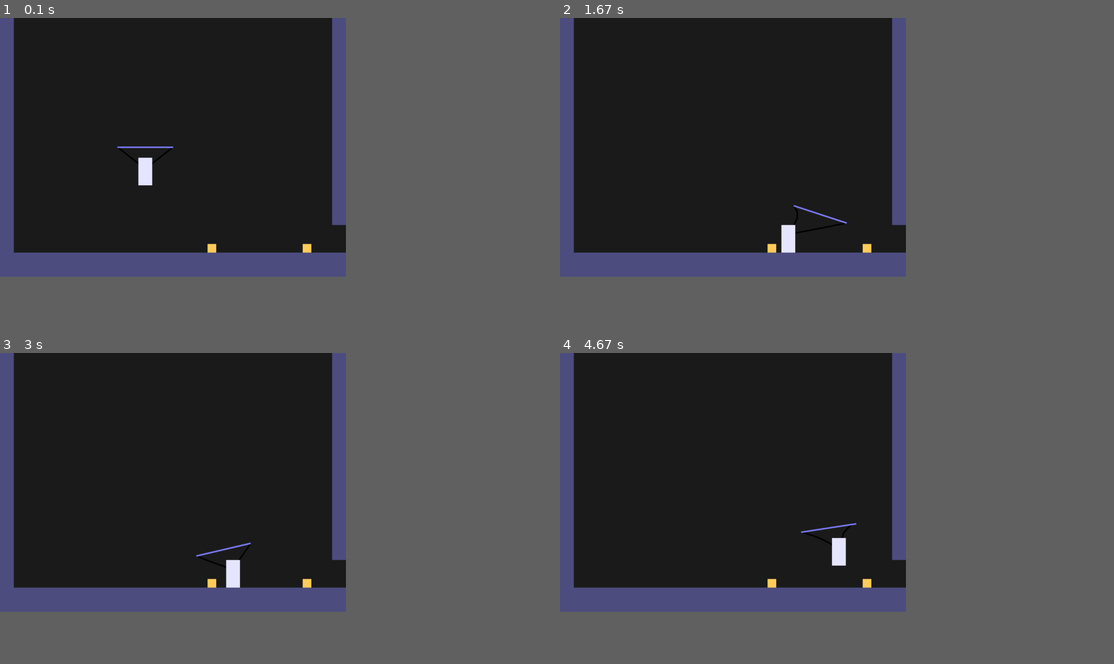
Above: before the commit, frames 1-4 (two rows, left to right).
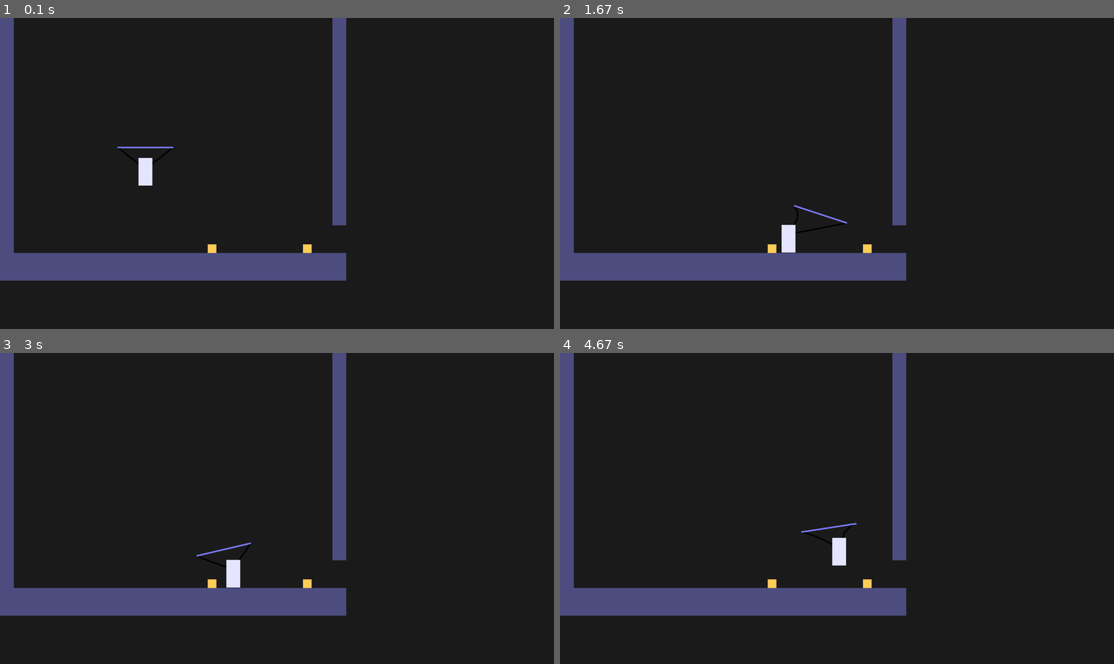
Above: after the commit, the same moments.

Repository: Aurnyxci/LOVE-Jam-2026-B
Game: LÖVE game, started from Love Jam 2026B/main.lua
Same seed, same stepped clock (60 frames per second), same inputs: the game is played once before the commit and once after it.
Inputs:
- Up to frame 1 (0.1 s): no input
- Up to frame 2 (1.67 s): hold Right 0.33-0.8 s; hold Right 0.83-1.3 s; hold A from 1.33 s (still down)
- Up to frame 3 (3 s): release A at 1.87 s; hold Left 1.9-2.3 s; hold D 2.33-2.97 s
- Up to frame 4 (4.67 s): tap Space at 3, 3.4, 3.7, 3.9, 4.2, 4.4 s; hold A 3.33-3.8 s; hold Right 3.83-4.3 s; hold D from 4.33 s (still down)
In our replay, the window is 562x421 before the commit and 900x506 after it. These sizes can differ from the game's own. Grey fills any space a smaller window leaves; there, only what the larger window draws over its background counts as a difference.

The runs differ from the first frame. In frame 1, 1.4% of the frame differs, in the area x 0-63%, y 0-85%; in frame 2, 1.4%; in frame 3, 1.3%; in frame 4, 1.4%.

Commit message:
Add files via upload

Diff:
--- a/Love Jam 2026B/conf.lua
+++ b/Love Jam 2026B/conf.lua
@@ -0,0 +1,8 @@
+function love.conf(t)
+    t.title = "Jelly"
+    t.version = "11.5"
+    t.console = false
+    t.window.width = 1280
+    t.window.height = 720
+    t.window.vsync = 0
+end
--- a/Love Jam 2026B/game.lua
+++ b/Love Jam 2026B/game.lua
@@ -1,10 +1,12 @@
 local Game = {}
 
-local player = {x = 320, y = 320, w = 32, h = 64, vx = 0, vy = 0, isOnGround = false}
+-- We mainly use playerBody:setLinearVelocity() to change player's velocity
+-- It is Love Engine's Box2D function of the linear velocity of a rigidbody object
+local player = {x = 320, y = 320, w = 32, h = 64, isOnGround = false}
 
 -- Temp Platforms
 local platforms = {
-    {x = 0, y = 544, w = 800, h = 64}, -- Temp Ground
+    {x = 0, y = 544, w = 800, h = 64, tag = "ground"}, -- Temp Ground
     {x = 0, y = 0, w = 32, h = 544}, -- Temp Left Wall
     {x = 768, y = 0, w = 32, h =480}, -- Temp Right Wall
 }
@@ -14,16 +16,46 @@
 
 -- Haven't used
 local items = {
-    {x = 480, y = 524, w = 20, h = 20, vx = 0, vy = 0},
-    {x = 700, y = 524, w = 20, h = 20, vx = 0, vy = 0},
+    {x = 480, y = 524, w = 20, h = 20},
+    {x = 700, y = 524, w = 20, h = 20},
 }
 
--- Detect whether two objects collide
-local function overlap(ax, ay, aw, ah, bx, by, bw, bh)
-    return ax < bx + bw and ax + aw > bx and ay < by + bh and ay + ah > by
-end
-
--- Used for the calculation about the following Verlet algorithm
+-- Physics World (Box2D) from Love Engine
+local world
+local playerBody
+
+local fixtureTags = {}
+
+-- Is player on something(like ground)
+local function isGrounded()
+    for _, contact in ipairs(world:getContacts()) do
+        if contact:isTouching() then
+            local fixtureA, fixtureB = contact:getFixtures()
+
+            local playerIsA = fixtureA:getBody() == playerBody
+            local playerIsB = fixtureB:getBody() == playerBody
+
+            if playerIsA or playerIsB then
+
+                local otherFixture
+                if playerIsA then
+                    otherFixture = fixtureB
+                else
+                    otherFixture = fixtureA
+                end
+
+                -- check if the platform is ground so that can be used in jump
+                if fixtureTags[otherFixture] == "ground" then
+                    return true
+                end
+            end
+        end
+    end
+    return false
+end
+
+
+-- tray has two endpoints they are calculated based on the position and tilt angle of the tray
 local function trayEnds()
     local y = player.y - tray.gap + tray.offset
     local dx = math.cos(tray.tilt) * tray.halfW
@@ -34,49 +66,100 @@
 -- Verlet algorithm -> Rope Simulate as hands
 local ropes = {}
 
+-- The rope's offsets of player’s shoulder, left rope put it on player.x + 8, right rope put it on player.x + 24
+
+local ROPE_SHOULDER_OFFSETS = {8, 24}
+
 local function resetRopes()
     ropes = {}
-    for i = 1, 2 do
-        local sx = player.x + (i == 1 and 8 or 24)
-        local sy = player.y + 20
-        local lx, ly, rx, ry = trayEnds()
-        local ex = (i == 1) and lx or rx
-        local ey = (i == 1) and ly or ry
-        local rope = {pts = {}}
-        rope.len = math.sqrt((ex - sx) ^ 2 + (ey - sy) ^ 2) / 5 * 1.1
+
+    local leftX, leftY, rightX, rightY = trayEnds()
+
+    for i, shoulderOffset in ipairs(ROPE_SHOULDER_OFFSETS) do
+        local isLeftRope = (i == 1)
+
+        -- player's shoulder position
+        local startX = player.x + shoulderOffset
+        local startY = player.y + 20
+
+        -- the end position of rope, now is in the tray's left edge and right edge
+        local endX, endY
+        if isLeftRope then
+            endX, endY = leftX, leftY
+        else
+            endX, endY = rightX, rightY
+        end
+
+        -- the rope is divided into 5 parts which also means it is consist of 6 mass points
+        -- the length of the rope is 10% longer(x1.1) than a straight line
+        -- Under the Verlet algorithm, the "hand" formed by the rope will be more "Jelly"
+        local rope = {points = {}, shoulderOffset = shoulderOffset, isLeftRope = isLeftRope}
+        local straightDistance = math.sqrt((endX - startX) ^ 2 + (endY - startY) ^ 2)
+        rope.segmentLength = straightDistance / 5 * 1.1
+
+        -- set the 6 mass points
         for j = 0, 5 do
             local t = j / 5
-            local x = sx + (ex - sx) * t
-            local y = sy + (ey - sy) * t
-            rope.pts[j + 1] = {x = x, y = y, px = x, py = y}
-        end
+            local x = startX + (endX - startX) * t
+            local y = startY + (endY - startY) * t
+            rope.points[j + 1] = {x = x, y = y, px = x, py = y}
+        end
+
         ropes[i] = rope
     end
 end
 
 local function updateRopes(dt)
-    for i, rope in ipairs(ropes) do
-        local p, n = rope.pts, #rope.pts
-        p[1].x, p[1].y = player.x + (i == 1 and 8 or 24), player.y + 20
-        local lx, ly, rx, ry = trayEnds()
-        p[n].x = (i == 1) and lx or rx
-        p[n].y = (i == 1) and ly or ry
-        for j = 2, n - 1 do
-            local q = p[j]
-            local vx, vy = (q.x - q.px) * 0.97, (q.y - q.py) * 0.97
-            q.px, q.py = q.x, q.y
-            q.x = q.x + vx
-            q.y = q.y + vy + 900 * dt * dt
-        end
+    for _, rope in ipairs(ropes) do
+        local points = rope.points
+        local pointCount = #points
+
+        -- the first point is on player's shoulder
+        points[1].x = player.x + rope.shoulderOffset
+        points[1].y = player.y + 20
+
+        -- the last point is on the end of tray's edge
+        local leftX, leftY, rightX, rightY = trayEnds()
+        if rope.isLeftRope then
+            points[pointCount].x, points[pointCount].y = leftX, leftY
+        else
+            points[pointCount].x, points[pointCount].y = rightX, rightY
+        end
+
+        -- the middle points use Verlet: "current position - the previous moment position" as velocity
+        for j = 2, pointCount - 1 do
+            local point = points[j]
+
+            local vx = (point.x - point.px) * 0.97
+            local vy = (point.y - point.py) * 0.97
+
+            point.px, point.py = point.x, point.y
+            point.x = point.x + vx
+            point.y = point.y + vy + 900 * dt * dt
+        end
+
+        -- Repeatedly pull two adjacent points back to the set length, so that the rope can't be stretched
         for k = 1, 5 do
-            for j = 1, n - 1 do
-                local a, b = p[j], p[j + 1]
-                local dx, dy = b.x - a.x, b.y - a.y
-                local d = math.sqrt(dx * dx + dy * dy)
-                if d > rope.len then
-                    local s = (d - rope.len) / d * 0.5
-                    if j > 1 then a.x, a.y = a.x + dx * s, a.y + dy * s end
-                    if j < n - 1 then b.x, b.y = b.x - dx * s, b.y - dy * s end
+            for j = 1, pointCount - 1 do
+                local a = points[j]
+                local b = points[j + 1]
+
+                local dx = b.x - a.x
+                local dy = b.y - a.y
+                local distance = math.sqrt(dx * dx + dy * dy)
+
+                if distance > rope.segmentLength then
+                    local diff = (distance - rope.segmentLength) / distance * 0.5
+
+                    -- only move the points at the middle of the rope
+                    if j > 1 then
+                        a.x = a.x + dx * diff
+                        a.y = a.y + dy * diff
+                    end
+                    if j < pointCount - 1 then
+                        b.x = b.x - dx * diff
+                        b.y = b.y - dy * diff
+                    end
                 end
             end
         end
@@ -86,105 +169,130 @@
 local function drawRopes()
     love.graphics.setColor(0, 0, 0)
     love.graphics.setLineWidth(3)
-    for i, rope in ipairs(ropes) do
-        local v = {}
-        for i, q in ipairs(rope.pts) do
-            v[#v + 1] = q.x
-            v[#v + 1] = q.y
-        end
-        love.graphics.line(v)
-    end
+
+    for _, rope in ipairs(ropes) do
+        -- love.graphics.line need a string of numbers x, y, x, y..., so make an array here first
+        local linePoints = {}
+        for _, point in ipairs(rope.points) do
+            table.insert(linePoints, point.x)
+            table.insert(linePoints, point.y)
+        end
+
+        love.graphics.line(linePoints)
+    end
+
     love.graphics.setLineWidth(1)
 end
 
 function Game.enter(self)
     player.x, player.y = 320, 320
-    player.vx, player.vy = 0, 0
     player.isOnGround = false
     tray.offset, tray.vy = 0, 0
     tray.x, tray.vx = player.x + player.w * 0.5, 0
     tray.tilt = 0
 
+    -- Gravity Settings (900 px/s²,now)
+    love.physics.setMeter(64)
+    world = love.physics.newWorld(0, 900, true)
+
+    -- Player Settings
+    playerBody = love.physics.newBody(world, player.x + player.w * 0.5, player.y + player.h * 0.5, "dynamic")
+    playerBody:setFixedRotation(true)
+    playerBody:setSleepingAllowed(false)
+
+    local playerFixture = love.physics.newFixture(playerBody, love.physics.newRectangleShape(player.w, player.h))
+    playerFixture:setFriction(0)
+
+    -- Platforms Settings
+    -- every platform is a rigidbody with tag
+    fixtureTags = {}
+    for _, platform in ipairs(platforms) do
+        local platformCenterX = platform.x + platform.w * 0.5
+        local platformCenterY = platform.y + platform.h * 0.5
+
+        -- player's box2D
+        local platformBody = love.physics.newBody(world, platformCenterX, platformCenterY, "static")
+
+        local platformFixture = love.physics.newFixture(platformBody, love.physics.newRectangleShape(platform.w, platform.h))
+
+        -- tag
+        fixtureTags[platformFixture] = platform.tag
+    end
+
     resetRopes()
 end
 
-function Game.update(self,dt)
+function Game.update(self, dt)
 
     -- Player Input
     local speed = 320
-    player.vx = 0
-    if love.keyboard.isDown("right","d") then
-        player.vx = player.vx + speed
-    end
-    if love.keyboard.isDown("left","a") then
-        player.vx = player.vx - speed
-    end
-
-    -- World Gravity
-    player.vy = player.vy + 900 * dt
-
-    -- Move X
-    player.x = player.x + player.vx * dt
-
-    for i, platform in ipairs(platforms) do
-        if overlap(player.x, player.y, player.w, player.h, platform.x, platform.y, platform.w, platform.h) then
-            if player.vx > 0 then
-                player.x = platform.x - player.w
-            elseif player.vx < 0 then
-                player.x = platform.x + platform.w
-            end
-        end
-    end
-
-    -- Move Y
-    player.y = player.y + player.vy * dt
-    player.isOnGround = false
-
-    for i, platform in ipairs(platforms) do
-        if overlap(player.x, player.y, player.w, player.h, platform.x, platform.y, platform.w, platform.h) then
-            if player.vy > 0 then
-                player.y = platform.y - player.h
-
-                if player.vy > 100 then
-
-                    -- Landing impulse -> the tray keeps moving when landing.
-                    -- Like a spring
-                    tray.vy = tray.vy + player.vy * 2
-
-                end
-
-                player.vy = 0
-                player.isOnGround = true
-            elseif player.vy < 0 then
-                player.y = platform.y + platform.h
-                player.vy = 0
-            end
-        end
-    end
-
-    -- Tray Simulate Inertia Effect
-    tray.vy = tray.vy + (-500 * tray.offset - 7 * tray.vy) * dt
-    tray.offset = tray.offset + tray.vy * dt
-
+    local moveX = 0
+    if love.keyboard.isDown("right", "d") then
+        moveX = moveX + speed
+    end
+    if love.keyboard.isDown("left", "a") then
+        moveX = moveX - speed
+    end
+
+    -- keep our horizontal velocity, and use engine's rigidbody physics velocity(for gravity)
+    local currentVx, currentVy = playerBody:getLinearVelocity()
+    playerBody:setLinearVelocity(moveX, currentVy)
+
+    world:update(dt)
+
+    -- player's box2D position is the center of the rectangle, but player's position is the top-left corner, convert it here
+    local bodyX, bodyY = playerBody:getPosition()
+    player.x = bodyX - player.w * 0.5
+    player.y = bodyY - player.h * 0.5
+
+    -- Landing
+    -- make the tray sink(more "jelly")
+    local grounded = isGrounded()
+    -- grounded is for checking if the player is currently on the ground
+    -- not player.isOnGround is for checking if the player's previous position is on the ground
+    -- so that can make the effect: when player landing the tray sinks
+    if grounded and not player.isOnGround and currentVy > 100 then
+        tray.vy = tray.vy + currentVy * 2
+    end
+    player.isOnGround = grounded
+
+    -- the tray keeps following player but its velocity is less than player so that can be more "jelly"
+    -- tray's velocity is like spring so I used spring physics to make it more "jelly"
+    -- spring phsics(according to damped harmonic oscillator):F_spring = -k * displacement, F_damp = -c * velocity, F = -k*displacement - c*velocity
+    -- so that we get a = -k*displacement - c*velocity which like the (-40 * (tray.x - targetX) - 5 * tray.vx) below times the time, get the spring-like velocity
     local targetX = player.x + player.w * 0.5
     tray.vx = tray.vx + (-40 * (tray.x - targetX) - 5 * tray.vx) * dt
     tray.x = tray.x + tray.vx * dt
 
+    -- If the tray position is offset in the vertical direction
+    -- pull it down if it is up, and pull it up if it is down, until it returns the original position
+    tray.vy = tray.vy + (-500 * tray.offset - 7 * tray.vy) * dt
+    tray.offset = tray.offset + tray.vy * dt
+
+    -- Tray tilt(max is 0.35rads)
     local targetTilt = (targetX - tray.x) * 0.006
-    targetTilt = math.max(-0.35, math.min(0.35, targetTilt))
+    local maxTilt = 0.35
+    if targetTilt > maxTilt then
+        targetTilt = maxTilt
+    end
+    if targetTilt < -maxTilt then
+        targetTilt = -maxTilt
+    end
     tray.tilt = tray.tilt + (targetTilt - tray.tilt) * 10 * dt
 
     updateRopes(dt)
 
 end
 
-function Game.keypressed(self,key)
+function Game.keypressed(self, key)
     if key == "space" then
         if player.isOnGround then
-            player.vy = -320
+            -- Jump
+            local currentVx = playerBody:getLinearVelocity()
+            playerBody:setLinearVelocity(currentVx, -320)
             player.isOnGround = false
 
-            -- Jump impulse -> make the tray lag and sink.
+            -- sink the tray when jumping
             tray.vy = tray.vy + 130
         end
     end
@@ -198,7 +306,7 @@
 
     -- Draw Platforms (Temp Test)
     love.graphics.setColor(0.3, 0.3, 0.5)
-    for i, platform in ipairs(platforms) do
+    for _, platform in ipairs(platforms) do
         love.graphics.rectangle("fill", platform.x, platform.y, platform.w, platform.h)
     end
 
@@ -209,14 +317,14 @@
     love.graphics.rectangle("fill", player.x, player.y, player.w, player.h)
 
     -- Draw Tray (Temp Test)
-    local lx, ly, rx, ry = trayEnds()
+    local leftX, leftY, rightX, rightY = trayEnds()
     love.graphics.setColor(0.5, 0.5, 1)
     love.graphics.setLineWidth(3)
-    love.graphics.line(lx, ly, rx, ry)
+    love.graphics.line(leftX, leftY, rightX, rightY)
 
     -- Draw Items (Temp Test)
     love.graphics.setColor(1, 0.8, 0.35)
-    for i, item in ipairs(items) do
+    for _, item in ipairs(items) do
         love.graphics.rectangle("fill", item.x, item.y, item.w, item.h)
     end
 
--- /dev/null
+++ b/Love Jam 2026B/maps/tmx/Test.tmx
@@ -0,0 +1,30 @@
+<?xml version="1.0" encoding="UTF-8"?>
+<map version="1.10" tiledversion="1.12.2" orientation="orthogonal" renderorder="right-down" width="40" height="23" tilewidth="16" tileheight="16" infinite="0" nextlayerid="2" nextobjectid="1">
+ <layer id="1" name="图块层 1" width="40" height="23">
+  <data encoding="csv">
+0,0,0,0,0,0,0,0,0,0,0,0,0,0,0,0,0,0,0,0,0,0,0,0,0,0,0,0,0,0,0,0,0,0,0,0,0,0,0,0,
+0,0,0,0,0,0,0,0,0,0,0,0,0,0,0,0,0,0,0,0,0,0,0,0,0,0,0,0,0,0,0,0,0,0,0,0,0,0,0,0,
+0,0,0,0,0,0,0,0,0,0,0,0,0,0,0,0,0,0,0,0,0,0,0,0,0,0,0,0,0,0,0,0,0,0,0,0,0,0,0,0,
+0,0,0,0,0,0,0,0,0,0,0,0,0,0,0,0,0,0,0,0,0,0,0,0,0,0,0,0,0,0,0,0,0,0,0,0,0,0,0,0,
+0,0,0,0,0,0,0,0,0,0,0,0,0,0,0,0,0,0,0,0,0,0,0,0,0,0,0,0,0,0,0,0,0,0,0,0,0,0,0,0,
+0,0,0,0,0,0,0,0,0,0,0,0,0,0,0,0,0,0,0,0,0,0,0,0,0,0,0,0,0,0,0,0,0,0,0,0,0,0,0,0,
+0,0,0,0,0,0,0,0,0,0,0,0,0,0,0,0,0,0,0,0,0,0,0,0,0,0,0,0,0,0,0,0,0,0,0,0,0,0,0,0,
+0,0,0,0,0,0,0,0,0,0,0,0,0,0,0,0,0,0,0,0,0,0,0,0,0,0,0,0,0,0,0,0,0,0,0,0,0,0,0,0,
+0,0,0,0,0,0,0,0,0,0,0,0,0,0,0,0,0,0,0,0,0,0,0,0,0,0,0,0,0,0,0,0,0,0,0,0,0,0,0,0,
+0,0,0,0,0,0,0,0,0,0,0,0,0,0,0,0,0,0,0,0,0,0,0,0,0,0,0,0,0,0,0,0,0,0,0,0,0,0,0,0,
+0,0,0,0,0,0,0,0,0,0,0,0,0,0,0,0,0,0,0,0,0,0,0,0,0,0,0,0,0,0,0,0,0,0,0,0,0,0,0,0,
+0,0,0,0,0,0,0,0,0,0,0,0,0,0,0,0,0,0,0,0,0,0,0,0,0,0,0,0,0,0,0,0,0,0,0,0,0,0,0,0,
+0,0,0,0,0,0,0,0,0,0,0,0,0,0,0,0,0,0,0,0,0,0,0,0,0,0,0,0,0,0,0,0,0,0,0,0,0,0,0,0,
+0,0,0,0,0,0,0,0,0,0,0,0,0,0,0,0,0,0,0,0,0,0,0,0,0,0,0,0,0,0,0,0,0,0,0,0,0,0,0,0,
+0,0,0,0,0,0,0,0,0,0,0,0,0,0,0,0,0,0,0,0,0,0,0,0,0,0,0,0,0,0,0,0,0,0,0,0,0,0,0,0,
+0,0,0,0,0,0,0,0,0,0,0,0,0,0,0,0,0,0,0,0,0,0,0,0,0,0,0,0,0,0,0,0,0,0,0,0,0,0,0,0,
+0,0,0,0,0,0,0,0,0,0,0,0,0,0,0,0,0,0,0,0,0,0,0,0,0,0,0,0,0,0,0,0,0,0,0,0,0,0,0,0,
+0,0,0,0,0,0,0,0,0,0,0,0,0,0,0,0,0,0,0,0,0,0,0,0,0,0,0,0,0,0,0,0,0,0,0,0,0,0,0,0,
+0,0,0,0,0,0,0,0,0,0,0,0,0,0,0,0,0,0,0,0,0,0,0,0,0,0,0,0,0,0,0,0,0,0,0,0,0,0,0,0,
+0,0,0,0,0,0,0,0,0,0,0,0,0,0,0,0,0,0,0,0,0,0,0,0,0,0,0,0,0,0,0,0,0,0,0,0,0,0,0,0,
+0,0,0,0,0,0,0,0,0,0,0,0,0,0,0,0,0,0,0,0,0,0,0,0,0,0,0,0,0,0,0,0,0,0,0,0,0,0,0,0,
+0,0,0,0,0,0,0,0,0,0,0,0,0,0,0,0,0,0,0,0,0,0,0,0,0,0,0,0,0,0,0,0,0,0,0,0,0,0,0,0,
+0,0,0,0,0,0,0,0,0,0,0,0,0,0,0,0,0,0,0,0,0,0,0,0,0,0,0,0,0,0,0,0,0,0,0,0,0,0,0,0
+</data>
+ </layer>
+</map>
